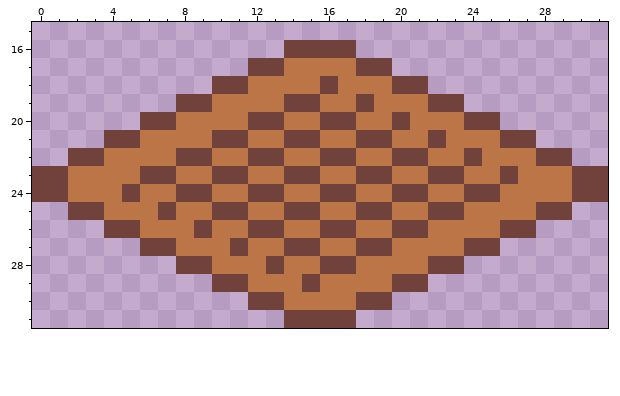
A pixel-art file gets an edit: Assets/BG/TilledLand.aseprite. Above is the file before it was changed.
32x32 pixels, 1 frame. Shown: x 0..31, y 15..31.
After:
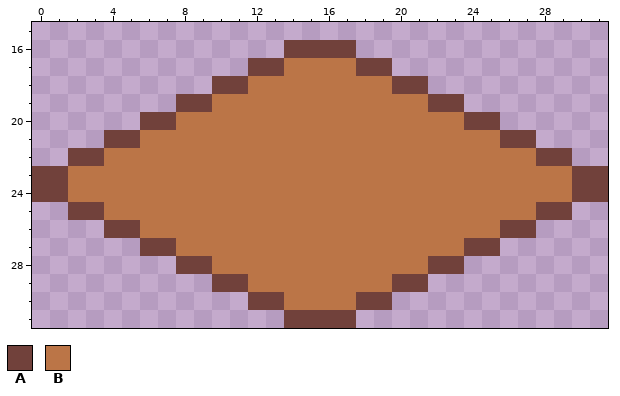
Palette (. is transparent): A #71413b  B #bb7547
From old to new:
Colour B replaces colour A in row 18 at x 16; in row 19 at x 14 to 15 and 18; in row 20 at x 12 to 13, 16 to 17 and 20; in row 21 at x 10 to 11, 14 to 15, 18 to 19 and 22; in row 22 at x 8 to 9, 12 to 13, 16 to 17, 20 to 21 and 24; in row 23 at x 6 to 7, 10 to 11, 14 to 15, 18 to 19, 22 to 23 and 26.
Colour B replaces colour A in row 24 at x 5, 8 to 9, 12 to 13, 16 to 17, 20 to 21 and 24 to 25; in row 25 at x 7, 10 to 11, 14 to 15, 18 to 19 and 22 to 23; in row 26 at x 9, 12 to 13, 16 to 17 and 20 to 21; in row 27 at x 11, 14 to 15 and 18 to 19; in row 28 at x 13 and 16 to 17; in row 29 at x 15.
